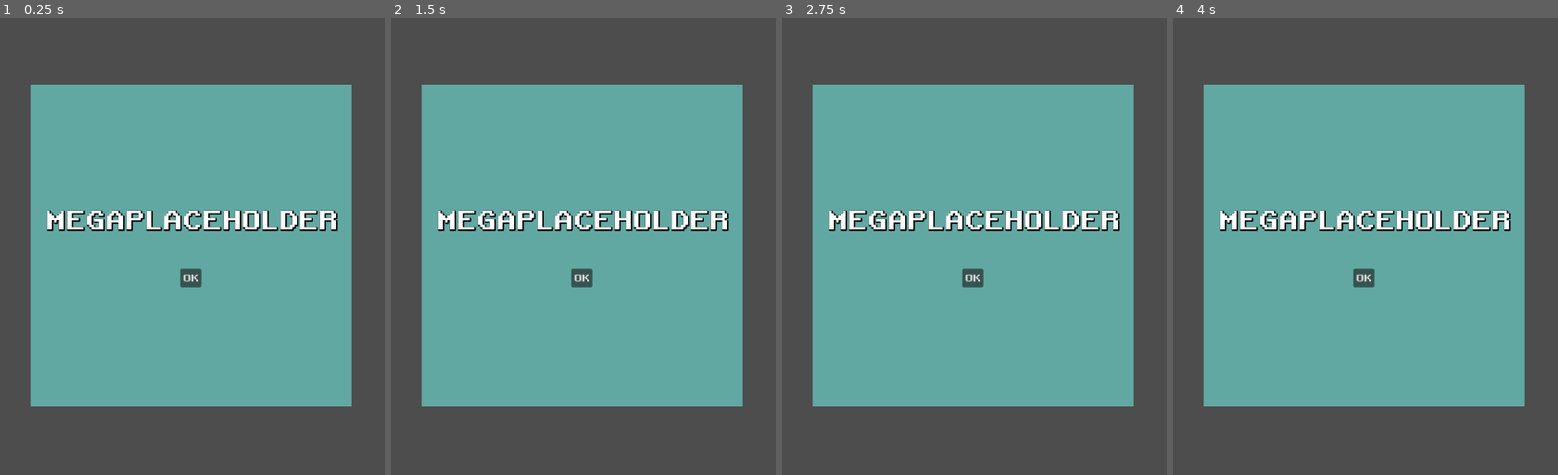
Above: before the commit, frames 1-4 (left to right).
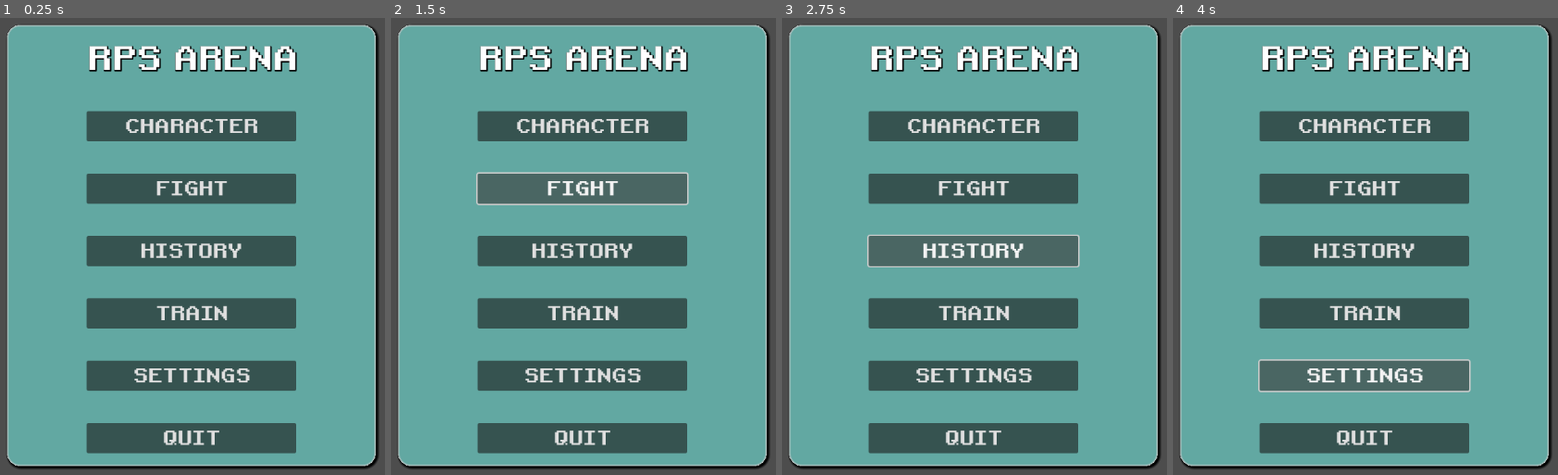
Above: after the commit, the same moments.

Repository: m0loch/RPS-MVP_mobile
Game: Godot game, scene res://Scenes/ui.tscn
The game is run twice, just before and just after one commit, with the same random seed, the same clock (stepped at 60 frames per second) and the same inputs.
Inputs (mouse positions are in pixels of both pictures, inside the frame that each line leads up to):
- Up to frame 1 (0.25 s): no input
- Up to frame 2 (1.5 s): click (583, 127) at 0.5 s, where only the run after the commit has a clickable "CHARACTER"; click (583, 187) at 1.25 s, where only the run after the commit has a clickable "FIGHT"
- Up to frame 3 (2.75 s): click (974, 251) at 2 s, where only the run after the commit has a clickable "HISTORY"
- Up to frame 4 (4 s): click (1365, 315) at 2.75 s, where only the run after the commit has a clickable "TRAIN"; click (1365, 374) at 3.5 s, where only the run after the commit has a clickable "SETTINGS"

The runs differ from the first frame. In frame 1, 52% of the frame differs, in the area x 1-99%, y 1-99%; in frame 2, 52%; in frame 3, 52%; in frame 4, 53%.

Commit message:
Main menu with placeholder controls

Diff:
--- a/Scenes/ui.tscn
+++ b/Scenes/ui.tscn
@@ -3,7 +3,24 @@
 [ext_resource type="FontFile" uid="uid://bxlvtv04rwuyf" path="res://Assets/Retro Gaming.ttf" id="1_k1snr"]
 
 [sub_resource type="StyleBoxFlat" id="StyleBoxFlat_sy5u4"]
+content_margin_left = 20.0
+content_margin_top = 20.0
+content_margin_right = 20.0
+content_margin_bottom = 20.0
 bg_color = Color(0.384314, 0.658824, 0.635294, 1)
+border_width_left = 3
+border_width_top = 3
+border_width_right = 3
+border_width_bottom = 3
+border_blend = true
+corner_radius_top_left = 20
+corner_radius_top_right = 20
+corner_radius_bottom_right = 20
+corner_radius_bottom_left = 20
+shadow_color = Color(0, 0, 0, 1)
+shadow_size = 4
+shadow_offset = Vector2(2, 2)
+anti_aliasing = false
 
 [node name="Control" type="Control"]
 layout_mode = 3
@@ -20,30 +37,67 @@
 anchor_top = 0.5
 anchor_right = 0.5
 anchor_bottom = 0.5
-offset_left = -250.0
-offset_top = -250.0
-offset_right = 250.0
-offset_bottom = 250.0
+offset_left = -287.5
+offset_top = -80.5
+offset_right = 287.5
+offset_bottom = 80.5
 grow_horizontal = 2
 grow_vertical = 2
 theme_override_styles/panel = SubResource("StyleBoxFlat_sy5u4")
 
 [node name="VBoxContainer" type="VBoxContainer" parent="Login"]
 layout_mode = 2
+size_flags_horizontal = 4
 size_flags_vertical = 4
 theme_override_constants/separation = 50
 
-[node name="Label" type="Label" parent="Login/VBoxContainer"]
+[node name="Title" type="Label" parent="Login/VBoxContainer"]
 layout_mode = 2
 size_flags_horizontal = 4
 theme_override_colors/font_shadow_color = Color(0, 0, 0, 1)
 theme_override_constants/shadow_outline_size = 5
 theme_override_fonts/font = ExtResource("1_k1snr")
-theme_override_font_sizes/font_size = 40
-text = "MEGAPLACEHOLDER"
+theme_override_font_sizes/font_size = 50
+text = "RPS ARENA"
 
-[node name="Button" type="Button" parent="Login/VBoxContainer"]
+[node name="Character" type="Button" parent="Login/VBoxContainer"]
 layout_mode = 2
-size_flags_horizontal = 4
+theme_override_constants/outline_size = 0
 theme_override_fonts/font = ExtResource("1_k1snr")
-text = "OK"
+theme_override_font_sizes/font_size = 30
+text = "CHARACTER"
+
+[node name="Fight" type="Button" parent="Login/VBoxContainer"]
+layout_mode = 2
+theme_override_constants/outline_size = 0
+theme_override_fonts/font = ExtResource("1_k1snr")
+theme_override_font_sizes/font_size = 30
+text = "FIGHT"
+
+[node name="History" type="Button" parent="Login/VBoxContainer"]
+layout_mode = 2
+theme_override_constants/outline_size = 0
+theme_override_fonts/font = ExtResource("1_k1snr")
+theme_override_font_sizes/font_size = 30
+text = "HISTORY"
+
+[node name="Train" type="Button" parent="Login/VBoxContainer"]
+layout_mode = 2
+theme_override_constants/outline_size = 0
+theme_override_fonts/font = ExtResource("1_k1snr")
+theme_override_font_sizes/font_size = 30
+text = "TRAIN"
+
+[node name="Settings" type="Button" parent="Login/VBoxContainer"]
+layout_mode = 2
+theme_override_constants/outline_size = 0
+theme_override_fonts/font = ExtResource("1_k1snr")
+theme_override_font_sizes/font_size = 30
+text = "SETTINGS"
+
+[node name="Quit" type="Button" parent="Login/VBoxContainer"]
+layout_mode = 2
+theme_override_constants/outline_size = 0
+theme_override_fonts/font = ExtResource("1_k1snr")
+theme_override_font_sizes/font_size = 30
+text = "QUIT"
